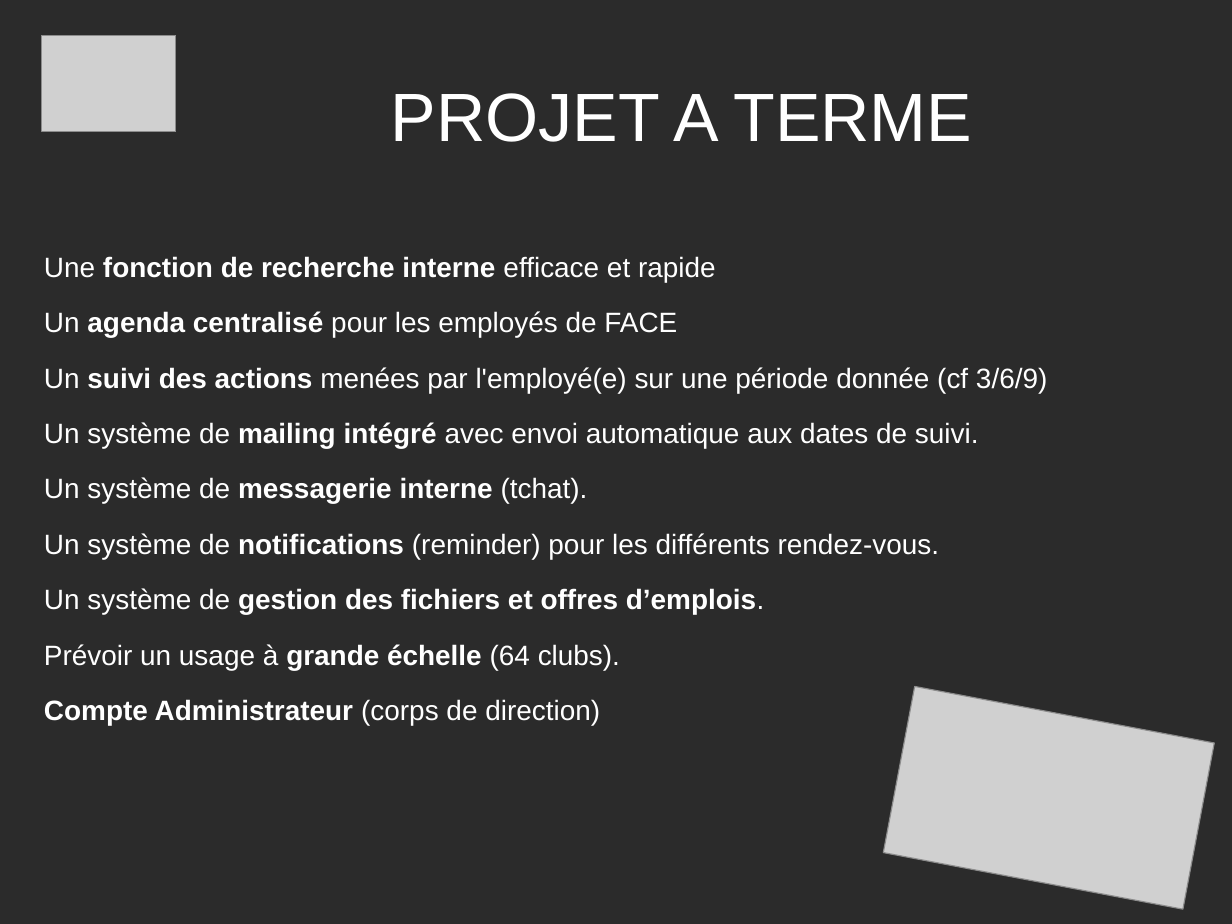
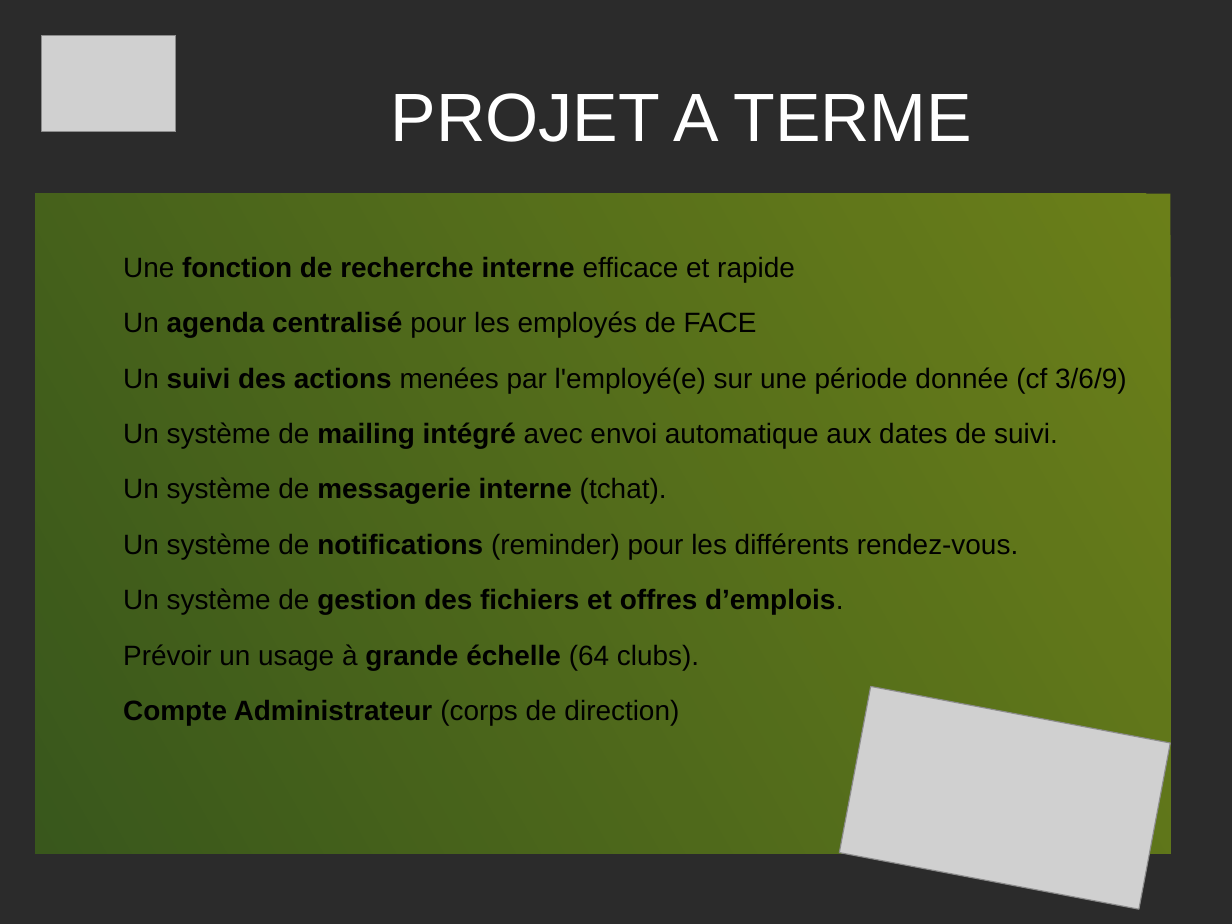
Before and after one commit to PatdeMessac/projets_certif, a slide deck: slide 4 of FACE/Presentation_projet.odp. Drawn at 1232x924 pixels with LibreOffice and Linux fonts; fonts in the diff are those of the drawing; grey boxes stand for pictures; background and template pictures are left out; a plain dark background stands for a picture behind light text. Boxes give left, top, right and bottom in pixels: in the first picture for what was removed or moved away, otherwise in the second. Text is boxed around its words. In the diff, an @@ line names an element or a change of style, - is before the commit and + after.

```diff
--- a/FACE/Presentation_projet.odp
+++ b/FACE/Presentation_projet.odp
@@ text "Une fonction de recherche interne ...": place and size @@
-text "Une fonction de recherche interne ..." at <box>44,256,1047,726</box>
+text "Une fonction de recherche interne ..." at <box>35,193,1171,854</box>
@@ text "Une fonction de recherche interne ..." at <box>35,193,1171,854</box>: text colour #FFFFFF to #000000; alignment justified to left; indent changed; fill none to gradient #CCFF00 to #4E9A06 @@
@@ picture: place and size @@
-picture at <box>884,686,1215,909</box>
+picture at <box>840,686,1171,909</box>
```
Also in this commit, not shown: 5 other slides changed, 2 other files.
